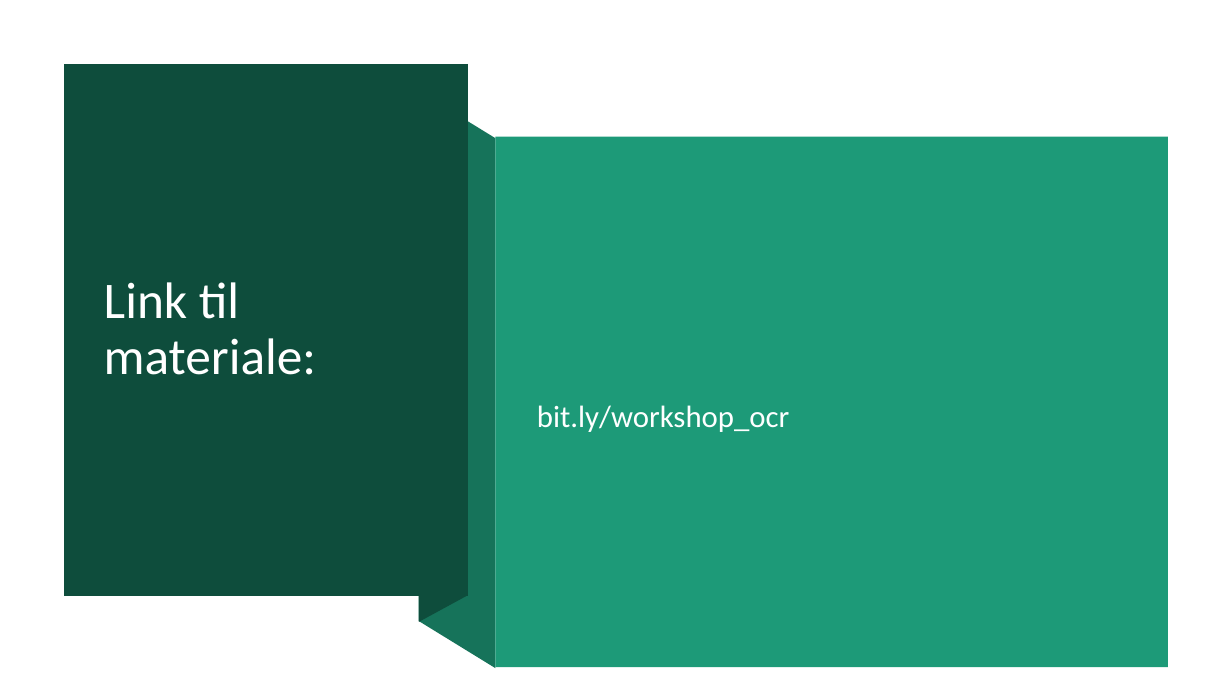
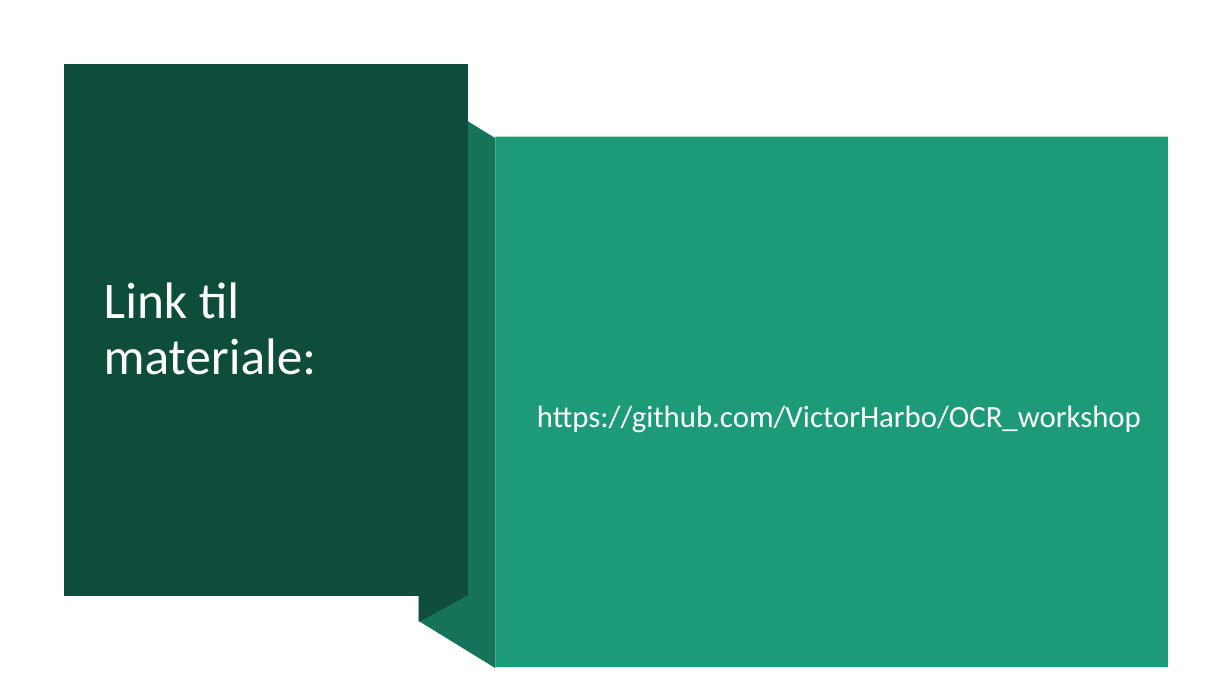
Before and after one commit to AUL-Arts-Digital-Lab/OCR-Workshop, a slide deck: slide 6 of OCR_workshop.pptx. Drawn at 1232x693 pixels with LibreOffice and Linux fonts; fonts in the diff are those of the drawing. Boxes give left, top, right and bottom in pixels: in the first picture for what was removed or moved away, otherwise in the second. Text is boxed around its words. In the diff, an @@ line names an element or a change of style, - is before the commit and + after.

Commit message:
Update PPTX

```diff
--- a/OCR_workshop.pptx
+++ b/OCR_workshop.pptx
@@ text at [537,405,1141,433]: text changed @@
-bit.ly/workshop_ocr
+https://github.com/VictorHarbo/OCR_workshop
```
Also in this commit, not shown: 1 other file.
